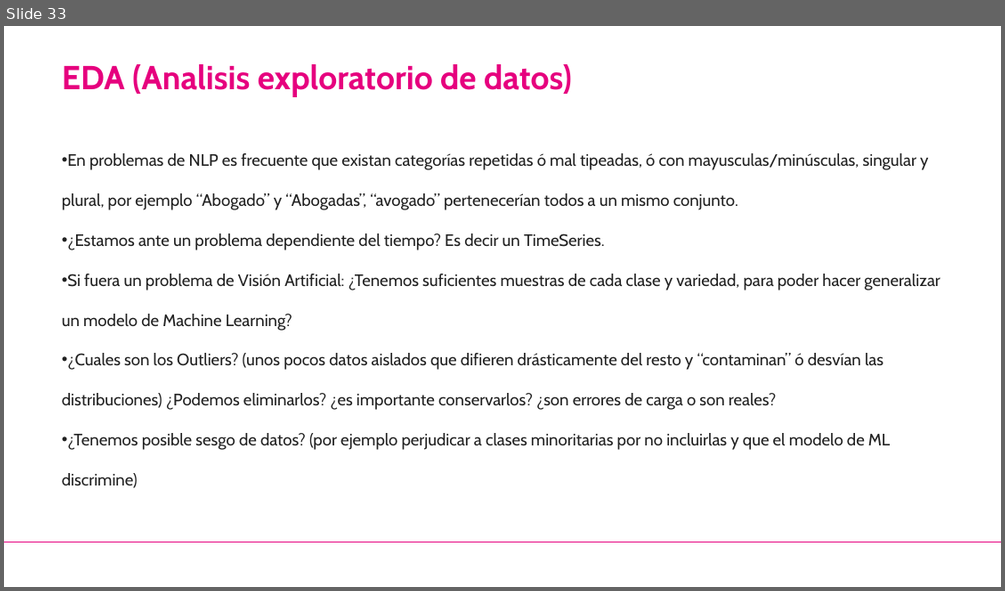
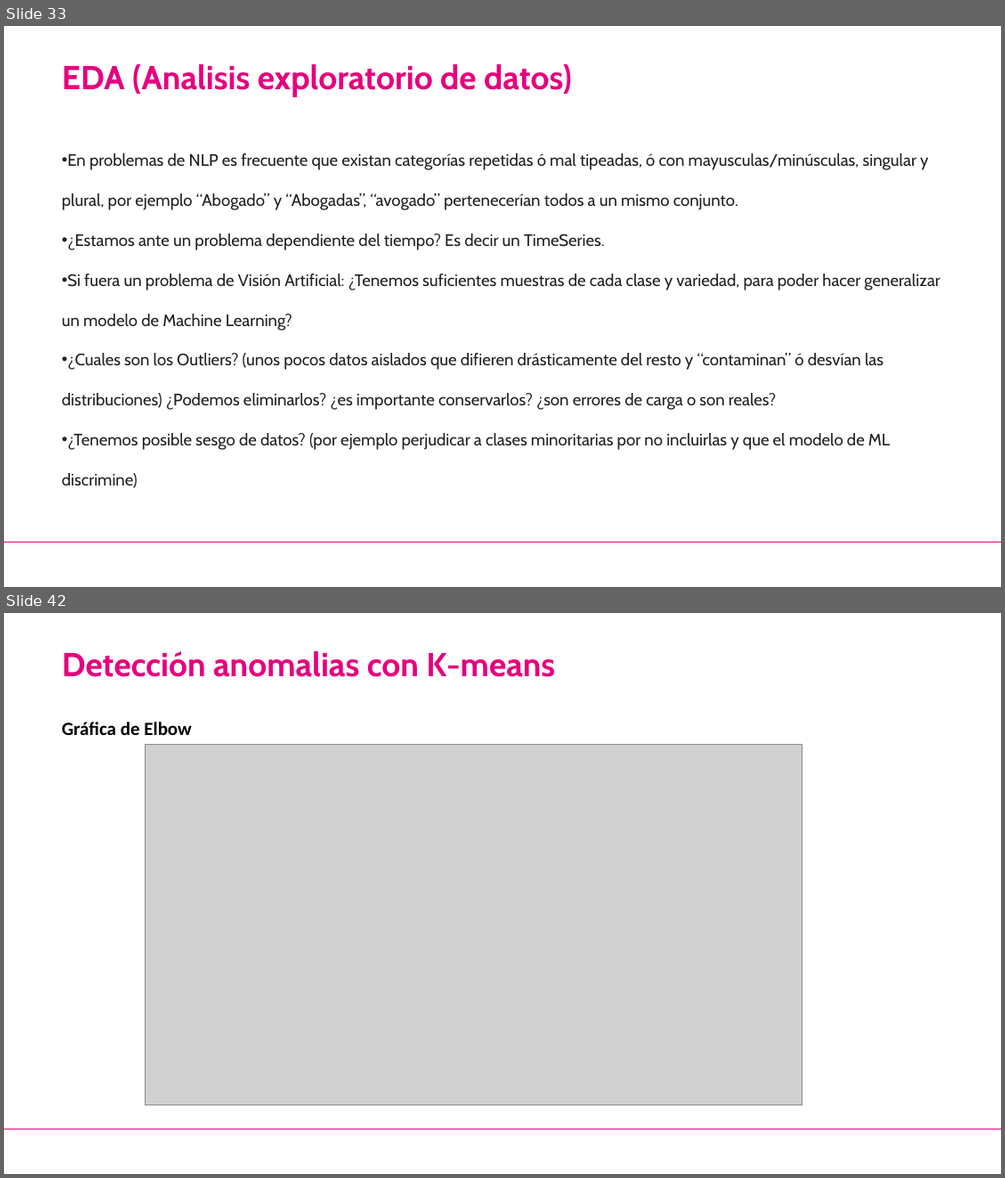
Before and after one commit to jorcapla/UE_proyecto_bigdata, a slide deck: Detección de anomalias/Deteccion_Anomalias.pptx. Shown one above the other, each under a label of ours: slide 33 before the commit, slides 33 and 42 after it; the slides between them are not shown. The pictures are 1005x591 and 1005x1178 pixels, drawn with LibreOffice and Linux fonts; fonts in the diff are those of the drawing; grey boxes stand for pictures; background and template pictures are left out. Boxes give left, top, right and bottom in pixels: in the first picture for what was removed or moved away, otherwise in the second. Text is boxed around its words. In the diff, an @@ line names an element or a change of style, - is before the commit and + after.

```diff
--- a/Detección de anomalias/Deteccion_Anomalias.pptx
+++ b/Detección de anomalias/Deteccion_Anomalias.pptx
@@ slide 42 added at [4, 613, 1001, 1174], background #FFFFFF; not listed: 1 template element that a slide beside it also shows @@
@@ text added at [62, 651, 555, 677], 32 pt, text #E6007E, bold @@
+Detección anomalias con K-means
@@ text added at [62, 722, 191, 735], 18 pt, text #000000, bold @@
+Gráfica de Elbow
@@ picture added at [145, 745, 802, 1105] @@
```
Also in this commit, not shown: 17 other slides added, 18 other files.
